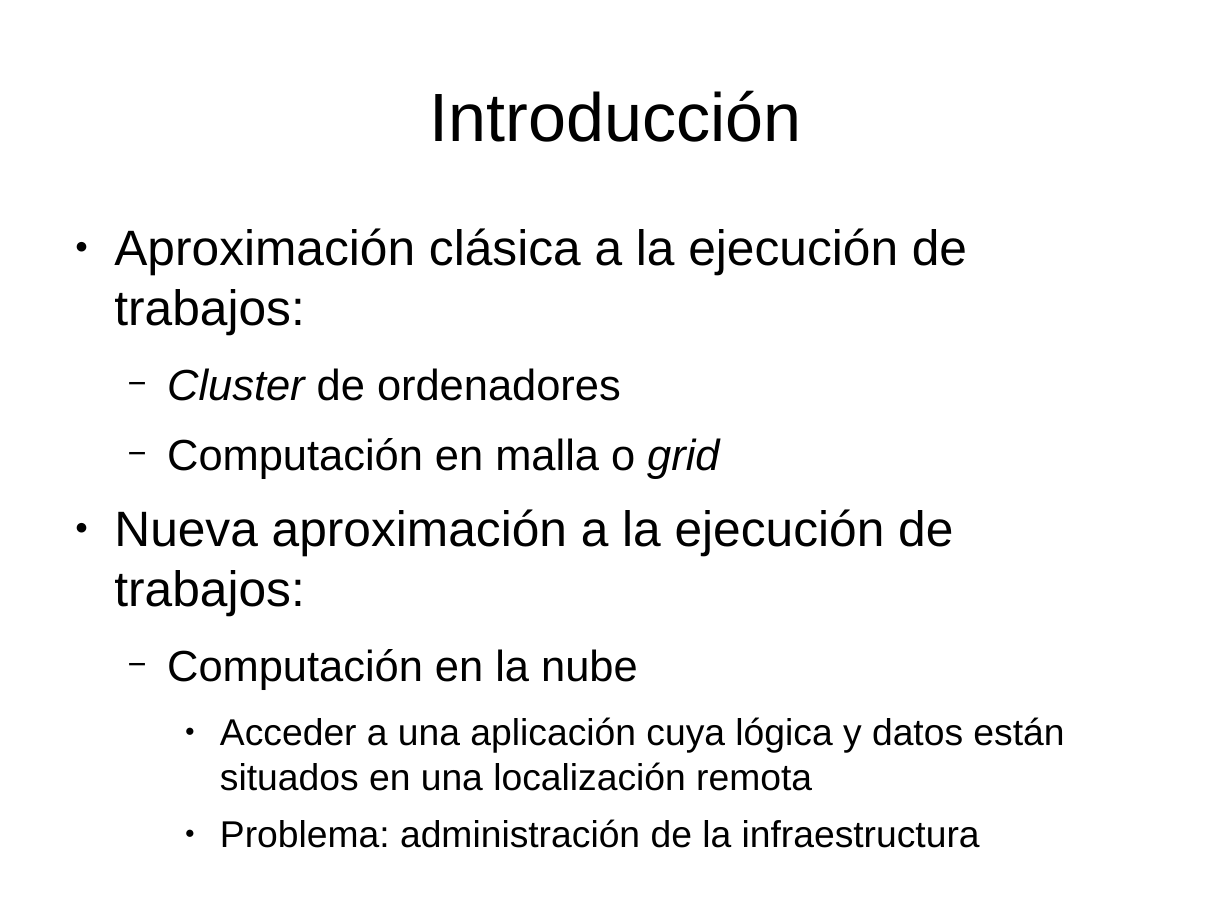
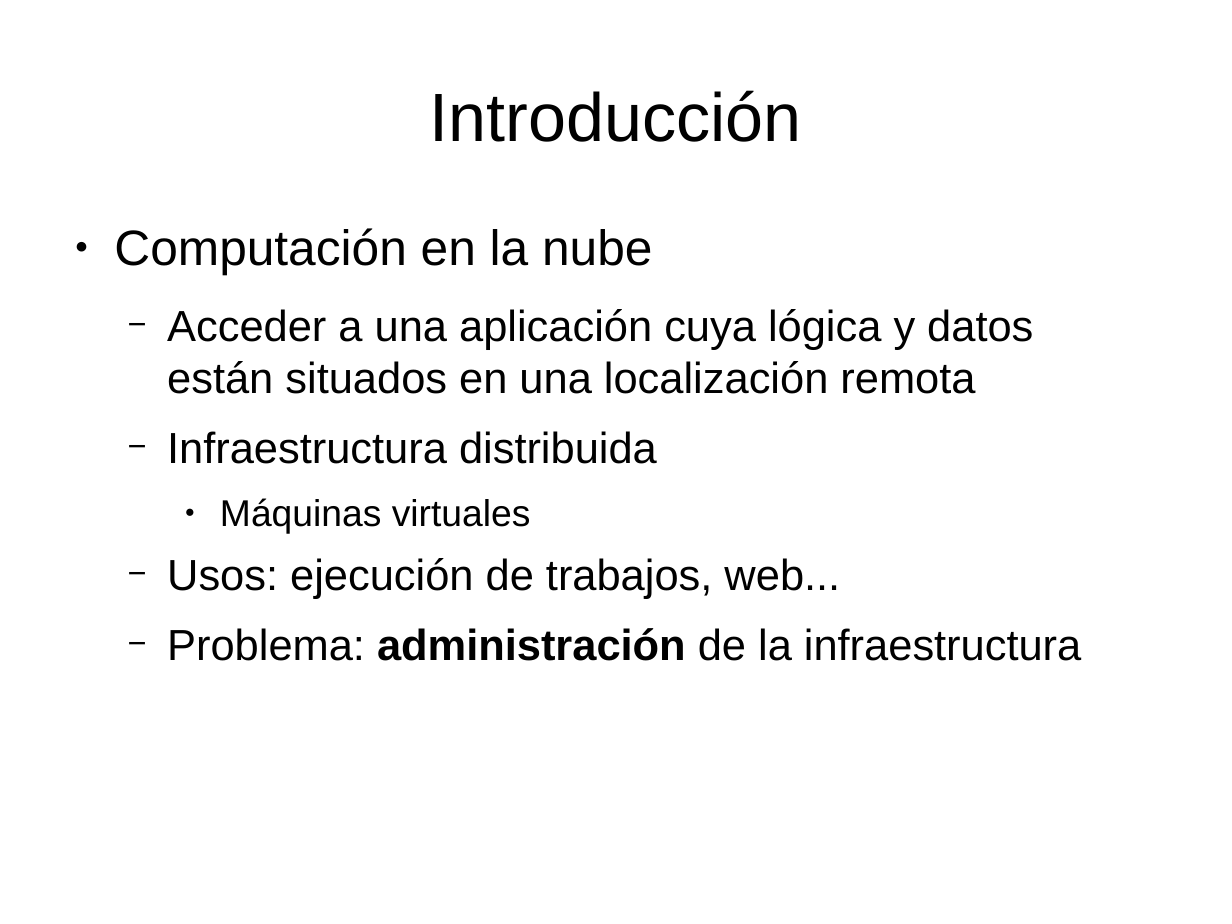
Before and after one commit to dcere/pfc, a slide deck: slide 2 of adm/presentacion/presentacion.odp. Drawn at 1232x924 pixels with LibreOffice and Linux fonts; fonts in the diff are those of the drawing. Boxes give left, top, right and bottom in pixels: in the first picture for what was removed or moved away, otherwise in the second. Text is boxed around its words. In the diff, an @@ line names an element or a change of style, - is before the commit and + after.

```diff
--- a/adm/presentacion/presentacion.odp
+++ b/adm/presentacion/presentacion.odp
@@ text at [114, 228, 967, 615]: paragraphs removed @@
-● Aproximación clásica a la ejecución de trabajos:
-  − Cluster de ordenadores
-  − Computación en malla o grid
-● Nueva aproximación a la ejecución de trabajos:
@@ text at [114, 228, 1081, 661]: size 28 to 32 pt in "Computación en la nube"; size 24 to 28 pt in "Acceder a una aplicación cuya lógica y ...", "Problema: administración de la infraestructura"; bold on in "administración"; bullet − to ●; list level 2 to 1 in "Computación en la nube"; bullet ● to −; list level 3 to 2 in "Acceder a una aplicación cuya ..."; list level 3 to 2 in "Problema: administración de la infraestructura" @@
@@ text at [167, 431, 840, 599]: paragraphs added @@
+  − Infraestructura distribuida
+    ● Máquinas virtuales
+  − Usos: ejecución de trabajos, web...
```
Also in this commit, not shown: 9 other slides changed, 6 slides added, 3 other files.
